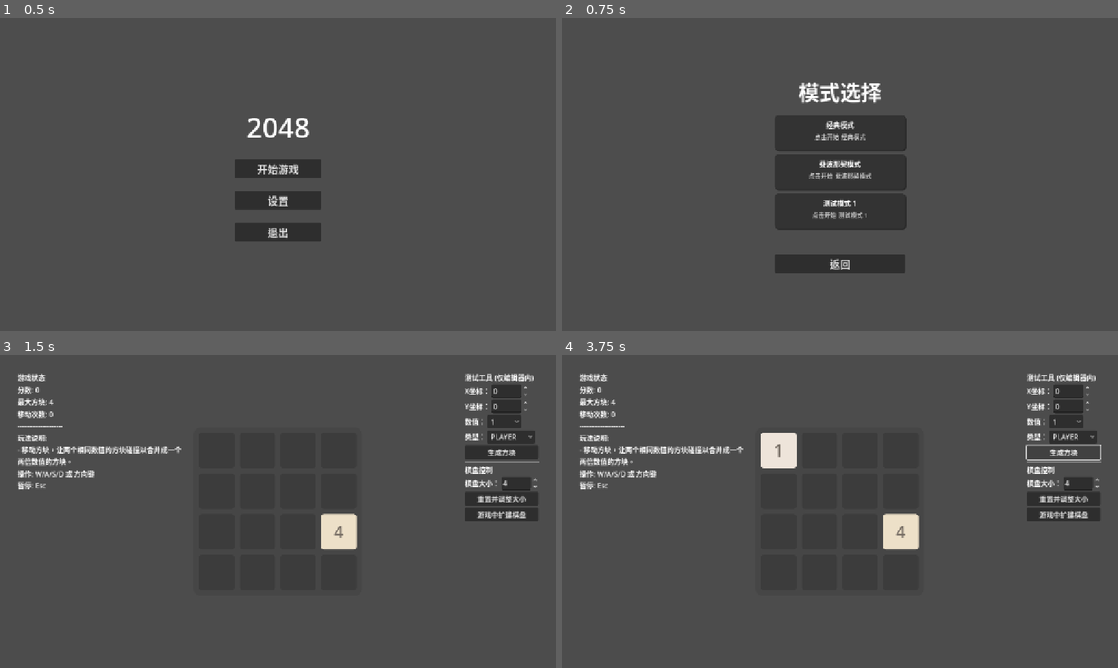
Above: before the commit, frames 1-4 (two rows, left to right).
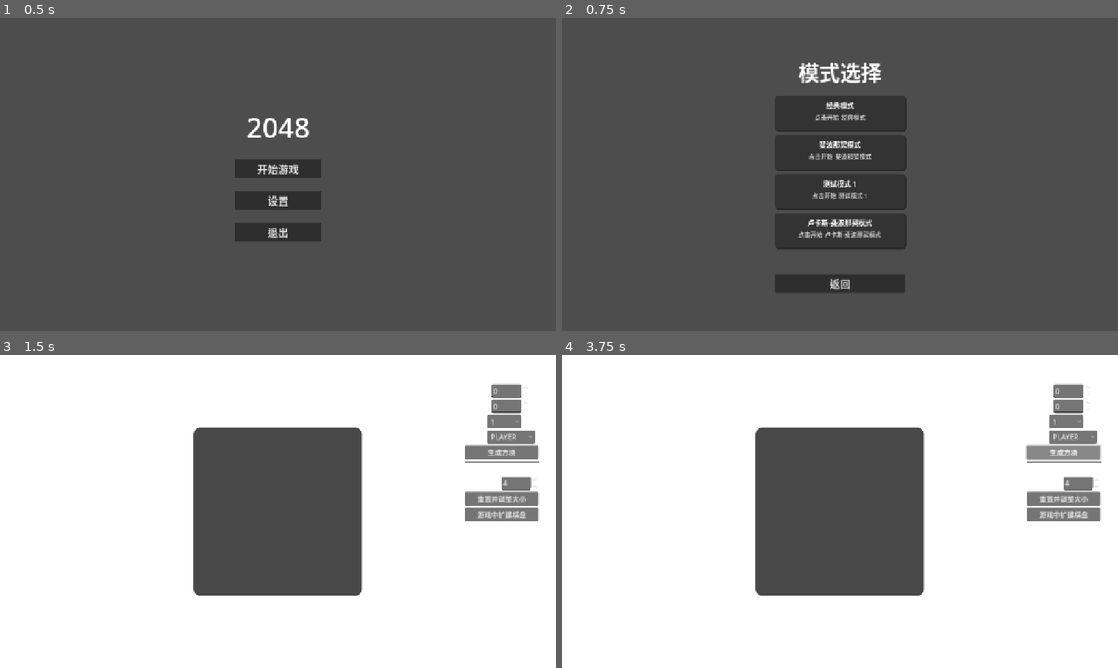
Above: after the commit, the same moments.

Repository: C76GN/2048-all-in-one
Game: Godot game, scene res://scenes/main_menu.tscn
Two runs of this game, one before a commit and one after it. Both use one fixed random seed, a clock stepped at 60 frames per second and the inputs below.
Inputs (mouse positions are in pixels of both pictures, inside the frame that each line leads up to; where the layout moved, square brackets give the same spot in the first picture):
- Up to frame 1 (0.5 s): no input
- Up to frame 2 (0.75 s): click "开始游戏" at 0.5 s
- Up to frame 3 (1.5 s): click (278, 448) [278, 470] at 1.25 s
- Up to frame 4 (3.75 s): click "1" at 2 s; click "PLAYER" at 2.75 s; click "生成方块" at 3.5 s

Frame 1 is identical in both runs. In frame 2, 8.8% of the frame differs, in the area x 38-62%, y 14-88%; in frame 3, 84%; in frame 4, 85%, in the area x 0-100%, y 0-100%.
Error after the commit: Invalid call. Nonexistent function 'setup' in base 'Resource (ClassicInteractionRule)'. (res://scripts/modes/game_play.gd:45)

Commit message:
Add Lucas-Fibonacci mode and UI enhancements
Introduces the Lucas-Fibonacci game mode with custom interaction rules and color schemes. Updates mode selection and HUD to support dynamic sequence display using a new FlowLabelList UI component. Refactors spawn rules for proper initialization and event consumption. Improves tile coloring logic and dynamic HUD data aggregation for advanced modes.

Diff:
--- a/resources/modes/fibonacci_spawn_rule_init.tres
+++ b/resources/modes/fibonacci_spawn_rule_init.tres
@@ -4,6 +4,7 @@
 
 [resource]
 script = ExtResource("1_xvu88")
+consumes_event_on_success = false
 trigger = 0
 priority = 100
 metadata/_custom_type_script = "uid://byw1xfby61af1"
--- /dev/null
+++ b/resources/modes/lucas_fibonacci_mode_config.tres
@@ -0,0 +1,35 @@
+[gd_resource type="Resource" script_class="GameModeConfig" load_steps=12 format=3 uid="uid://dlv621h6njs6m"]
+
+[ext_resource type="Script" uid="uid://cmxpkj6kgwm5k" path="res://global/game_mode_config.gd" id="1_bibj5"]
+[ext_resource type="Resource" uid="uid://n8l73wke5rgq" path="res://resources/themes/fibonacci_tile_theme.tres" id="1_osb3v"]
+[ext_resource type="Resource" uid="uid://q5lokbubm1hs" path="res://resources/themes/default_board_theme.tres" id="1_qvxyt"]
+[ext_resource type="Resource" uid="uid://dnkb8q4knxdqq" path="res://resources/themes/lucas_tile_theme.tres" id="2_i4534"]
+[ext_resource type="Script" uid="uid://rtyr5upmnau6" path="res://scripts/spawn_rule.gd" id="2_snxym"]
+[ext_resource type="Script" uid="uid://bi0d681ctpalu" path="res://scripts/modes/lucas_fibonacci_interaction_rule.gd" id="3_kv8th"]
+[ext_resource type="Script" uid="uid://cd58tqmib7wsk" path="res://scripts/modes/standard_game_over_rule.gd" id="4_u40v4"]
+[ext_resource type="Resource" uid="uid://d2gxks83gv2v2" path="res://resources/modes/fibonacci_spawn_rule_init.tres" id="8_waqm1"]
+[ext_resource type="Resource" uid="uid://42cxoxfotqxu" path="res://resources/modes/fibonacci_spawn_rule_on_move.tres" id="9_u40v4"]
+
+[sub_resource type="Resource" id="Resource_1417i"]
+script = ExtResource("4_u40v4")
+metadata/_custom_type_script = "uid://cd58tqmib7wsk"
+
+[sub_resource type="Resource" id="Resource_qvxyt"]
+script = ExtResource("3_kv8th")
+metadata/_custom_type_script = "uid://bi0d681ctpalu"
+
+[resource]
+script = ExtResource("1_bibj5")
+mode_name = "卢卡斯-斐波那契模式"
+mode_description = "玩法说明:
+- 斐波那契数与卢卡斯数可以分别合并。
+- 特殊规则: F(n-1) + F(n+1) = L(n)。"
+interaction_rule = SubResource("Resource_qvxyt")
+color_schemes = {
+0: ExtResource("1_osb3v"),
+1: ExtResource("2_i4534")
+}
+spawn_rules = Array[ExtResource("2_snxym")]([ExtResource("8_waqm1"), ExtResource("9_u40v4")])
+game_over_rule = SubResource("Resource_1417i")
+board_theme = ExtResource("1_qvxyt")
+metadata/_custom_type_script = "uid://cmxpkj6kgwm5k"
--- a/scenes/mode_selection.tscn
+++ b/scenes/mode_selection.tscn
@@ -1,10 +1,11 @@
-[gd_scene load_steps=6 format=3 uid="uid://behkac7sg4loi"]
+[gd_scene load_steps=7 format=3 uid="uid://behkac7sg4loi"]
 
 [ext_resource type="Script" uid="uid://dv3rjr57hmwij" path="res://scripts/ui/mode_selection.gd" id="1_jv0sf"]
 [ext_resource type="PackedScene" uid="uid://28ale2iku1n4" path="res://scenes/modes/game_play.tscn" id="2_0hetu"]
 [ext_resource type="Resource" uid="uid://dso7a1vuipkqt" path="res://resources/modes/classic_mode_config.tres" id="3_t5a4b"]
 [ext_resource type="Resource" uid="uid://djrsravpjyj8" path="res://resources/modes/fibonacci_mode_config.tres" id="4_t4d1t"]
 [ext_resource type="Resource" uid="uid://dwjqj7f52y8in" path="res://resources/modes/test_mode1_config.tres" id="5_ws4rq"]
+[ext_resource type="Resource" uid="uid://dlv621h6njs6m" path="res://resources/modes/lucas_fibonacci_mode_config.tres" id="6_t4d1t"]
 
 [node name="ModeSelection" type="Control"]
 layout_mode = 3
@@ -15,7 +16,7 @@
 grow_vertical = 2
 script = ExtResource("1_jv0sf")
 game_play_scene = ExtResource("2_0hetu")
-mode_configs = Array[Resource]([ExtResource("3_t5a4b"), ExtResource("4_t4d1t"), ExtResource("5_ws4rq")])
+mode_configs = Array[Resource]([ExtResource("3_t5a4b"), ExtResource("4_t4d1t"), ExtResource("5_ws4rq"), ExtResource("6_t4d1t")])
 
 [node name="VBoxContainer" type="VBoxContainer" parent="."]
 layout_mode = 1
--- /dev/null
+++ b/scenes/ui/flow_label_list.tscn
@@ -0,0 +1,10 @@
+[gd_scene load_steps=2 format=3 uid="uid://cngktfwyf857"]
+
+[ext_resource type="Script" uid="uid://dpifdcy3mxrw" path="res://scripts/ui/flow_label_list.gd" id="1_03old"]
+
+[node name="FlowLabelList" type="Control"]
+layout_mode = 3
+anchors_preset = 0
+offset_right = 40.0
+offset_bottom = 40.0
+script = ExtResource("1_03old")
--- a/scripts/interaction_rule.gd
+++ b/scripts/interaction_rule.gd
@@ -28,3 +28,13 @@
 ## 子类需要重写此方法。
 func get_level_by_value(_value: int) -> int:
 	return 0
+
+## 根据方块的数值，返回其应使用的配色方案索引。
+## 默认返回0。子类可以重写此方法以支持多配色方案。
+func get_color_scheme_index(_value: int) -> int:
+	return 0
+
+## 获取用于在HUD上显示的动态数据。
+## 子类可以重写此方法，返回一个字典，供HUD展示。
+func get_display_data() -> Dictionary:
+	return {}
--- a/scripts/modes/classic_spawn_rule.gd
+++ b/scripts/modes/classic_spawn_rule.gd
@@ -14,20 +14,29 @@
 
 ## 执行生成逻辑。
 func execute(_payload: Dictionary = {}) -> bool:
-	# 检查棋盘是否已满，如果满了则无法生成，事件未被消费。
+	# 检查棋盘是否已满，如果满了则无法生成。
 	if game_board.get_empty_cells().is_empty():
 		return false
 
-	# 经典规则：按概率生成2或4。
-	var value = 2 if randf() < probability_of_2 else 4
+	var spawn_count = 1
+	# 特殊逻辑：如果是初始化事件，则生成两个方块。
+	if trigger == TriggerType.ON_INITIALIZE:
+		spawn_count = 2
 
-	var spawn_data = {
-		"value": value,
-		"type": Tile.TileType.PLAYER,
-		"is_priority": false
-	}
+	# 确保要生成的方块数量不超过棋盘上的空格数量。
+	spawn_count = min(spawn_count, game_board.get_empty_cells().size())
 
-	spawn_tile_requested.emit(spawn_data)
+	for i in range(spawn_count):
+		# 经典规则：按概率生成2或4。
+		var value = 2 if randf() < probability_of_2 else 4
 
-	# 成功请求了生成，认为事件已被消费。
+		var spawn_data = {
+			"value": value,
+			"type": Tile.TileType.PLAYER,
+			"is_priority": false
+		}
+
+		spawn_tile_requested.emit(spawn_data)
+
+	# 成功请求了生成，根据配置决定是否消费事件。
 	return consumes_event_on_success
--- a/scripts/modes/fibonacci_interaction_rule.gd
+++ b/scripts/modes/fibonacci_interaction_rule.gd
@@ -10,8 +10,15 @@
 class_name FibonacciInteractionRule
 extends InteractionRule
 
+# 对GameBoard的引用，由GamePlay在运行时注入。
+var game_board: Control
+
 # 使用黄金分割比来快速检查两个数是否是斐波那契数列中的连续项。
 const PHI = 1.618034
+
+## 在游戏开始时被调用，用于设置此规则所需的依赖（如GameBoard）。
+func setup(p_game_board: Control) -> void:
+	self.game_board = p_game_board
 
 ## 处理两个方块之间的合并交互。
 func process_interaction(tile_a: Tile, tile_b: Tile, p_rule: InteractionRule) -> Dictionary:
@@ -127,3 +134,31 @@
 			break
 
 	return sequence
+
+## 获取用于在HUD上显示的动态数据。
+func get_display_data() -> Dictionary:
+	if not is_instance_valid(game_board): return {}
+
+	var max_value = game_board.get_max_player_value()
+	var max_display_value = 5 + max_value * 2
+
+	var player_tiles_set = {}
+	for v in game_board.get_all_player_tile_values():
+		player_tiles_set[v] = true
+
+	var sequence: Array[int] = [1, 2]
+	# 动态生成序列直到达到上限
+	while true:
+		var next_fib = sequence[-1] + sequence[-2]
+		if next_fib > max_display_value: break
+		sequence.append(next_fib)
+
+	# 构建斐波那契数列的数据数组
+	var fib_data = [{"text": "合成序列:", "color": Color.WHITE}]
+	for num in sequence:
+		var item = {"text": str(num), "color": Color.GRAY}
+		if player_tiles_set.has(num):
+			item["color"] = Color.WHITE
+		fib_data.append(item)
+
+	return {"fibonacci_sequence": fib_data}
--- a/scripts/modes/fibonacci_spawn_rule.gd
+++ b/scripts/modes/fibonacci_spawn_rule.gd
@@ -3,10 +3,13 @@
 ## FibonacciSpawnRule: 为斐波那契模式生成方块。
 ##
 ## 规则：
-## 1. 触发器(ON_INITIALIZE): 负责在棋盘上生成一个初始方块。
+## 1. 触发器(ON_INITIALIZE): 负责在棋盘上生成两个初始方块。
 ## 2. 触发器(ON_MOVE): 在每次有效移动后，生成一个新的数值为1的玩家方块。
 class_name FibonacciSpawnRule
 extends SpawnRule
+
+## 如果为true，成功执行后将阻止其他低优先级规则运行。
+@export var consumes_event_on_success: bool = true
 
 ## 执行生成逻辑。
 func execute(_payload: Dictionary = {}) -> bool:
@@ -14,13 +17,22 @@
 	if game_board.get_empty_cells().is_empty():
 		return false
 
-	var spawn_data = {
-		"value": 1,
-		"type": Tile.TileType.PLAYER,
-		"is_priority": false
-	}
+	var spawn_count = 1
+	# 特殊逻辑：如果是初始化事件，则生成两个方块。
+	if trigger == TriggerType.ON_INITIALIZE:
+		spawn_count = 2
 
-	spawn_tile_requested.emit(spawn_data)
+	# 确保要生成的方块数量不超过棋盘上的空格数量。
+	spawn_count = min(spawn_count, game_board.get_empty_cells().size())
 
-	# 成功请求了生成，消费掉移动事件。
-	return true
+	for i in range(spawn_count):
+		var spawn_data = {
+			"value": 1,
+			"type": Tile.TileType.PLAYER,
+			"is_priority": false
+		}
+
+		spawn_tile_requested.emit(spawn_data)
+
+	# 根据配置决定是否消费事件。
+	return consumes_event_on_success
--- a/scripts/modes/game_play.gd
+++ b/scripts/modes/game_play.gd
@@ -42,6 +42,7 @@
 	add_child(rule_manager)
 
 	interaction_rule = mode_config.interaction_rule.duplicate()
+	interaction_rule.setup(game_board)
 	var game_over_rule = mode_config.game_over_rule.duplicate()
 	# 应用棋盘主题
 	if is_instance_valid(mode_config.board_theme):
@@ -195,15 +196,27 @@
 	if interaction_rule is BattleInteractionRule:
 		display_data["monsters_killed"] = "消灭怪物: %d" % monsters_killed
 
-	# 斐波那契模式下，显示合成序列
-	if interaction_rule is FibonacciInteractionRule:
-		var max_value = game_board.get_max_player_value()
-		if max_value > 0:
-			var sequence = interaction_rule.get_fibonacci_sequence_up_to(max_value)
-			var sequence_str = " ".join(sequence.map(func(v): return str(v)))
-			display_data["fibonacci_sequence"] = "合成序列: %s" % sequence_str
-		else:
-			display_data["fibonacci_sequence"] = "合成序列: "
+	# --- 从交互规则获取动态信息 (例如数列) ---
+	if is_instance_valid(interaction_rule):
+		var interaction_data = interaction_rule.get_display_data()
+		if not interaction_data.is_empty():
+			display_data.merge(interaction_data)
+
+	# --- 规则动态信息 ---
+	# 从所有规则中聚合需要显示的动态数据（如计时器）
+	for rule in all_spawn_rules:
+		var rule_data = rule.get_display_data()
+		if not rule_data.is_empty():
+			display_data.merge(rule_data)
+
+	# --- 静态帮助信息 ---
+	display_data["separator"] = "--------------------" # 分隔符
+	if not mode_config.mode_description.is_empty():
+		display_data["description"] = mode_config.mode_description
+
+	display_data["controls"] = "操作: W/A/S/D 或 方向键\n暂停: Esc"
+
+	hud.update_display(display_data)
 
 	# --- 规则动态信息 ---
 	# 从所有规则中聚合需要显示的动态数据（如计时器）
--- /dev/null
+++ b/scripts/modes/lucas_fibonacci_interaction_rule.gd
@@ -0,0 +1,175 @@
+# scripts/modes/lucas_fibonacci_interaction_rule.gd
+
+## LucasFibonacciInteractionRule: 斐波那契与卢卡斯数列结合的交互规则。
+##
+## 规则定义:
+## 1. 斐波那契规则: 两个 '1' 合并成 '2'; 两个相邻斐波那契数合并成它们的和。
+## 2. 卢卡斯规则: 两个相邻卢卡斯数合并成它们的和 (例如 1+3=4, 3+4=7)。
+## 3. 混合规则: 一个斐波那契数 F(n-1) 和 F(n+1) 可以合并成卢卡斯数 L(n)。
+## 4. 配色规则: 斐波那契数使用配色方案0，卢卡斯数使用配色方案1。
+class_name LucasFibonacciInteractionRule
+extends InteractionRule
+
+# 对GameBoard的引用，由GamePlay在运行时注入。
+var game_board: Control
+
+# 预先计算并缓存数列，以提高性能。
+var _fib_sequence: Array[int] = []
+var _luc_sequence: Array[int] = []
+# 用于快速查找数值是否在数列中。
+var _fib_set: Dictionary = {}
+var _luc_set: Dictionary = {}
+
+const MAX_SEQUENCE_VALUE = 65536 # 限制数列生成的大小
+
+func _init():
+	_generate_sequences()
+
+## 在游戏开始时被调用，用于设置此规则所需的依赖（如GameBoard）。
+func setup(p_game_board: Control) -> void:
+	self.game_board = p_game_board
+
+## [内部辅助函数] 生成并缓存斐波那契和卢卡斯数列。
+func _generate_sequences():
+	# 生成斐波那契数列
+	_fib_sequence = [1, 2]
+	while _fib_sequence[-1] < MAX_SEQUENCE_VALUE:
+		_fib_sequence.append(_fib_sequence[-1] + _fib_sequence[-2])
+
+	# 生成卢卡斯数列
+	_luc_sequence = [2, 1] # L0, L1
+	var l_n_minus_2 = 2
+	var l_n_minus_1 = 1
+	while l_n_minus_1 < MAX_SEQUENCE_VALUE:
+		var next_luc = l_n_minus_1 + l_n_minus_2
+		if next_luc > MAX_SEQUENCE_VALUE: break
+		_luc_sequence.append(next_luc)
+		l_n_minus_2 = l_n_minus_1
+		l_n_minus_1 = next_luc
+
+	# 为了快速查找，将数组转换为字典（作为集合使用）
+	for num in _fib_sequence: _fib_set[num] = true
+	for num in _luc_sequence: _luc_set[num] = true
+
+## 判断两个方块是否具备可交互性。
+func can_interact(tile_a: Tile, tile_b: Tile) -> bool:
+	if tile_a == null or tile_b == null:
+		return false
+	if tile_a.type != Tile.TileType.PLAYER or tile_b.type != Tile.TileType.PLAYER:
+		return false
+
+	var v1 = tile_a.value
+	var v2 = tile_b.value
+
+	# 规则1: 两个 '1' 可以合并成 '2' (斐波那契基础)
+	if v1 == 1 and v2 == 1:
+		return true
+
+	# 规则2: 斐波那契数列内部合并
+	var idx1_fib = _fib_sequence.find(v1)
+	var idx2_fib = _fib_sequence.find(v2)
+	if idx1_fib != -1 and idx2_fib != -1 and abs(idx1_fib - idx2_fib) == 1:
+		return true
+
+	# 规则3: 卢卡斯数列内部合并
+	var idx1_luc = _luc_sequence.find(v1)
+	var idx2_luc = _luc_sequence.find(v2)
+	if idx1_luc != -1 and idx2_luc != -1:
+		if _luc_sequence.has(v1 + v2):
+			if (idx1_luc > 0 and _luc_sequence[idx1_luc - 1] == v2) or \
+			   (idx1_luc < _luc_sequence.size() - 1 and _luc_sequence[idx1_luc + 1] == v2):
+				return true
+
+	# 规则4: 混合规则 Ln = Fn-1 + Fn+1
+	if idx1_fib != -1 and idx2_fib != -1 and abs(idx1_fib - idx2_fib) == 2:
+		return true
+
+	return false
+
+## 处理两个方块之间的合并交互。
+func process_interaction(tile_a: Tile, tile_b: Tile, p_rule: InteractionRule) -> Dictionary:
+	if can_interact(tile_a, tile_b):
+		var new_value = tile_a.value + tile_b.value
+		tile_b.setup(new_value, tile_a.type, p_rule, tile_a.color_schemes)
+		tile_a.queue_free()
+		return {"merged_tile": tile_b, "consumed_tile": tile_a, "score": new_value}
+
+	return {}
+
+## 根据数值返回其在数列中的等级（索引），用于着色。
+func get_level_by_value(value: int) -> int:
+	# 优先检查卢卡斯数列，因为有些数是重叠的
+	var index = _luc_sequence.find(value)
+	if index != -1:
+		return index
+
+	index = _fib_sequence.find(value)
+	if index != -1:
+		return index
+
+	# 如果不是标准数，返回一个高级别的颜色
+	return 15
+
+## 根据数值判断应该使用哪个配色方案（0 for Fib, 1 for Luc）。
+func get_color_scheme_index(value: int) -> int:
+	# 规则：如果一个数只存在于卢卡斯数列中（且不是斐波那契数），则使用卢卡斯配色。
+	if value > 3 and _luc_set.has(value) and not _fib_set.has(value):
+		return 1
+
+	return 0
+
+## 获取用于在HUD上显示的动态数据。
+func get_display_data() -> Dictionary:
+	if not is_instance_valid(game_board): return {}
+
+	# 1. 获取棋盘上的最大值，并设定一个动态的显示上限
+	var max_player_value = game_board.get_max_player_value()
+	var max_display_value = 5 + max_player_value * 2
+
+	# 2. 获取棋盘上所有玩家方块的数值，并存入一个集合以便快速查找
+	var player_tiles_set = {}
+	for v in game_board.get_all_player_tile_values():
+		player_tiles_set[v] = true
+
+	# 3. 找出所有潜在的可合成关系
+	var highlight_lucas_set = {} # 存储可合成的卢卡斯数 (产物)
+	var highlight_fib_components = {} # 存储用于合成的斐波那契数 (原料)
+	var synthesis_tip = "" # 用于生成 "合成提示" 字符串
+
+	for i in range(1, _fib_sequence.size() - 1):
+		var f_n_minus_1 = _fib_sequence[i - 1]
+		var f_n_plus_1 = _fib_sequence[i + 1]
+		# 如果玩家同时拥有 F(n-1) 和 F(n+1)
+		if player_tiles_set.has(f_n_minus_1) and player_tiles_set.has(f_n_plus_1):
+			var l_n = f_n_minus_1 + f_n_plus_1
+			highlight_lucas_set[l_n] = true
+			highlight_fib_components[f_n_minus_1] = true
+			highlight_fib_components[f_n_plus_1] = true
+			# 合成提示使用BBCode，因为它由一个单独的RichTextLabel显示
+			synthesis_tip = "合成提示: [color=cyan]%d[/color] + [color=cyan]%d[/color] = [color=yellow]%d[/color]" % [f_n_minus_1, f_n_plus_1, l_n]
+
+	# 4. 构建斐波那契数列的数据数组
+	var fib_data = [{"text": "斐波那契:", "color": Color.WHITE}]
+	for num in _fib_sequence:
+		if num > max_display_value: break
+		var item = {"text": str(num), "color": Color.GRAY}
+		if highlight_fib_components.has(num): item["color"] = Color.CYAN
+		elif player_tiles_set.has(num): item["color"] = Color.WHITE
+		fib_data.append(item)
+
+	# 5. 构建卢卡斯数列的数据数组
+	var luc_data = [{"text": "卢卡斯:", "color": Color.WHITE}]
+	var temp_luc_sequence = _luc_sequence.slice(1)
+	temp_luc_sequence.sort()
+	for num in temp_luc_sequence:
+		if num > max_display_value: break
+		var item = {"text": str(num), "color": Color.GRAY}
+		if highlight_lucas_set.has(num): item["color"] = Color.YELLOW
+		elif player_tiles_set.has(num): item["color"] = Color.WHITE
+		luc_data.append(item)
+
+	return {
+		"fib_sequence_display": fib_data,
+		"luc_sequence_display": luc_data,
+		"synthesis_tip_display": synthesis_tip
+	}
--- a/scripts/tile.gd
+++ b/scripts/tile.gd
@@ -70,10 +70,19 @@
 	# 步骤1: 更新显示的文本。
 	value_label.text = str(int(value))
 
-	# 步骤2: 根据方块类型从字典中动态查询颜色主题。
-	var current_scheme: TileColorScheme = color_schemes.get(type)
+	if not is_instance_valid(interaction_rule):
+		return
 
-	if not is_instance_valid(current_scheme) or not is_instance_valid(interaction_rule) or current_scheme.styles.is_empty():
+	# 步骤2: 根据方块类型或数值，动态查询颜色主题。
+	# 明确指定 scheme_index 为 int 类型，以解决类型转换警告。
+	var scheme_index: int = type
+	if type == TileType.PLAYER:
+		# 对于玩家方块，查询交互规则来决定使用哪个配色方案
+		scheme_index = interaction_rule.get_color_scheme_index(value)
+
+	var current_scheme: TileColorScheme = color_schemes.get(scheme_index)
+
+	if not is_instance_valid(current_scheme) or current_scheme.styles.is_empty():
 		return
 
 	# 步骤3: 获取当前数值等级对应的样式。
--- /dev/null
+++ b/scripts/ui/flow_label_list.gd
@@ -0,0 +1,93 @@
+# scripts/ui/flow_label_list.gd
+
+## FlowLabelList: 一个可自动换行的标签列表容器。
+##
+## 该组件负责接收一个包含文本和颜色信息的数据数组，并动态地创建
+## 或复用 Label 节点来显示它们。它会自动处理换行逻辑，以确保
+## 文本流在容器边界内能像普通段落一样正确折行，同时避免了因
+## 内容更新导致的布局抖动问题。
+class_name FlowLabelList
+extends Control
+
+# --- 可配置的样式 ---
+
+## 数字标签之间的水平间距。
+@export var horizontal_spacing: int = 8
+## 自动换行后，行与行之间的垂直间距。
+@export var vertical_spacing: int = 4
+## 标签的基础字体大小。
+@export var base_font_size: int = 16
+
+# --- 内部状态 ---
+
+# 用于复用已创建Label节点的池，避免频繁创建和销毁，提高性能。
+var _label_pool: Array[Label] = []
+# 缓存当前显示的数据，用于性能优化，避免在数据未变时重绘。
+var _current_data: Array = []
+
+
+## Godot生命周期函数：当节点进入场景树时调用。
+func _ready():
+	# 当本控件的尺寸发生变化时（例如窗口大小改变），重新计算所有标签的布局。
+	resized.connect(_recalculate_layout)
+
+
+# --- 公共接口 ---
+
+## 更新并显示新的数据。这是该组件的核心公共函数。
+## @param data: 一个数组，每个元素都是一个字典，格式为 {"text": String, "color": Color}。
+func update_data(data: Array):
+	# 性能优化：如果传入的数据与当前数据完全相同，则不执行任何操作。
+	if data == _current_data:
+		return
+
+	_current_data = data
+
+	# 步骤1: 确保标签池中有足够数量的Label节点以显示所有新数据。
+	while _label_pool.size() < data.size():
+		var new_label = Label.new()
+		new_label.add_theme_font_size_override("font_size", base_font_size)
+		add_child(new_label)
+		_label_pool.append(new_label)
+
+	# 步骤2: 遍历标签池，为需要显示的标签更新内容，并隐藏多余的标签。
+	for i in range(_label_pool.size()):
+		var label = _label_pool[i]
+		if i < data.size():
+			var item = data[i]
+			label.text = item["text"]
+			label.modulate = item["color"] # 使用 modulate 来改变颜色，性能优于覆盖主题
+			label.visible = true
+		else:
+			label.visible = false # 隐藏未被使用的标签
+
+	# 步骤3: 在内容更新后，立即重新计算布局。
+	_recalculate_layout()
+
+
+# --- 内部辅助函数 ---
+
+## 重新计算并应用所有可见标签的位置，实现流式布局和自动换行。
+func _recalculate_layout():
+	var cursor = Vector2.ZERO # 用于追踪下一个标签应该放置的位置
+	var line_height = 0.0 # 当前行的最大高度
+
+	for i in range(_current_data.size()):
+		var label = _label_pool[i]
+		if not label.visible: continue
+
+		var label_size = label.get_minimum_size()
+		line_height = max(line_height, label_size.y)
+
+		# 检查是否需要换行：如果当前光标位置加上新标签的宽度超过了容器宽度，
+		# 并且当前行不为空（cursor.x > 0），则换行。
+		if cursor.x + label_size.x > self.size.x and cursor.x > 0:
+			cursor.x = 0
+			cursor.y += line_height + vertical_spacing
+			line_height = label_size.y # 新行的行高从当前这个标签的高度开始重新计算
+
+		label.position = cursor
+		cursor.x += label_size.x + horizontal_spacing
+
+	# 更新整个控件的最小高度，以便其父容器（如VBoxContainer）能正确地为它分配空间。
+	custom_minimum_size.y = cursor.y + line_height if not _current_data.is_empty() else 0
--- a/scripts/ui/hud.gd
+++ b/scripts/ui/hud.gd
@@ -6,6 +6,8 @@
 ## 它会根据传入数据的键（key）动态创建或复用标签，实现对不同游戏模式的自适应。
 extends VBoxContainer
 
+const FlowLabelListScene = preload("res://scenes/ui/flow_label_list.tscn")
+
 # --- 节点引用 ---
 
 ## 对动态生成统计信息标签的容器节点的引用。
@@ -13,8 +15,8 @@
 
 # --- 内部状态 ---
 
-# 一个字典，用于缓存已创建的标签节点，以避免每帧重复创建。
-# 结构: { "data_key": LabelNode }
+# 一个字典，用于缓存已创建的UI节点，以避免每帧重复创建。
+# 结构: { "data_key": ControlNode }
 var _stat_labels: Dictionary = {}
 
 
@@ -23,31 +25,50 @@
 ## 统一更新所有UI显示。
 ## 从外部接收一个包含所有需要显示数据的字典，并动态更新UI。
 func update_display(display_data: Dictionary) -> void:
-	# 步骤1: 遍历当前所有缓存的标签，如果其key不在新的数据中，则隐藏它。
+	# 定义哪些key需要使用FlowLabelList组件来显示
+	var flow_label_keys = ["fibonacci_sequence", "fib_sequence_display", "luc_sequence_display"]
+
+	# 步骤1: 遍历当前所有缓存的UI节点，如果其key不在新的数据中，则隐藏它。
 	for key in _stat_labels:
 		if not display_data.has(key):
 			_stat_labels[key].visible = false
 
-	# 步骤2: 遍历传入的新数据，更新或创建对应的标签。
+	# 步骤2: 遍历传入的新数据，更新或创建对应的UI节点。
 	for key in display_data:
-		var text_to_display = display_data[key]
+		var data_to_display = display_data[key]
 
-		# 如果文本为空，则确保对应的标签是隐藏的。
-		if text_to_display == "":
+		# 如果数据为空，则确保对应的UI节点是隐藏的。
+		if data_to_display == null or (data_to_display is String and data_to_display.is_empty()):
 			if _stat_labels.has(key):
 				_stat_labels[key].visible = false
 			continue
 
-		var label_node: Label
-		# 如果这个key的标签还未被创建...
+		var ui_node: Control
+
 		if not _stat_labels.has(key):
-			label_node = Label.new() # 创建一个新的Label
-			label_node.autowrap_mode = TextServer.AUTOWRAP_WORD
-			stats_container.add_child(label_node) # 将其添加到容器中
-			_stat_labels[key] = label_node # 缓存起来以便复用
+			# 如果是数字序列，实例化 FlowLabelList。
+			if key in flow_label_keys:
+				ui_node = FlowLabelListScene.instantiate()
+			# 其他的，如分数、合成提示等，使用 RichTextLabel 以支持BBCode。
+			else:
+				var new_label = RichTextLabel.new()
+				new_label.bbcode_enabled = true
+				new_label.fit_content = true
+				# 对于普通文本，允许其在单词边界自动换行。
+				new_label.autowrap_mode = TextServer.AUTOWRAP_WORD
+				ui_node = new_label
+
+			stats_container.add_child(ui_node)
+			_stat_labels[key] = ui_node
 		else:
-			label_node = _stat_labels[key] # 从缓存中获取
+			ui_node = _stat_labels[key]
 
-		# 更新标签的文本内容并确保其可见。
-		label_node.text = str(text_to_display)
-		label_node.visible = true
+		# 步骤3: 根据节点类型，使用不同的方式更新内容。
+		if ui_node is FlowLabelList:
+			# 如果是FlowLabelList，调用它的update_data函数来更新。
+			ui_node.update_data(data_to_display)
+		elif ui_node is RichTextLabel:
+			# 如果是RichTextLabel，直接设置text属性。
+			ui_node.text = str(data_to_display)
+
+		ui_node.visible = true
Not shown, added: scripts/modes/lucas_fibonacci_interaction_rule.gd.uid
Not shown, added: scripts/ui/flow_label_list.gd.uid
